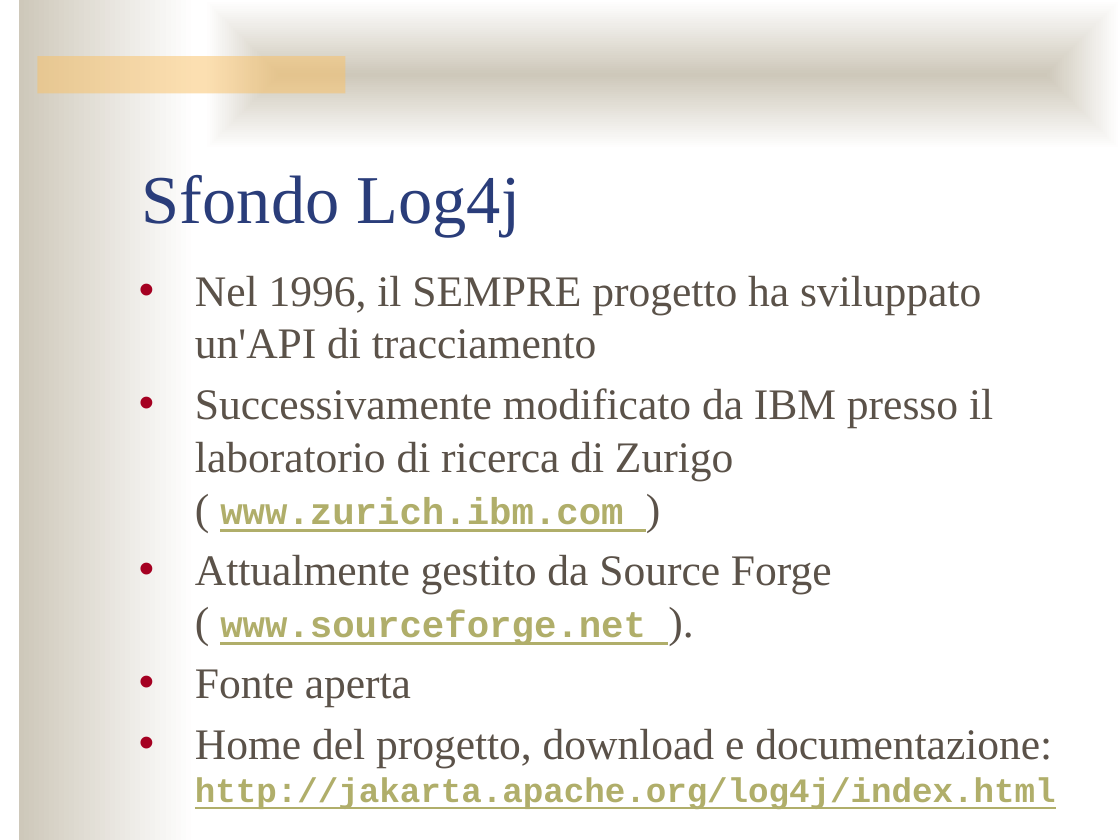
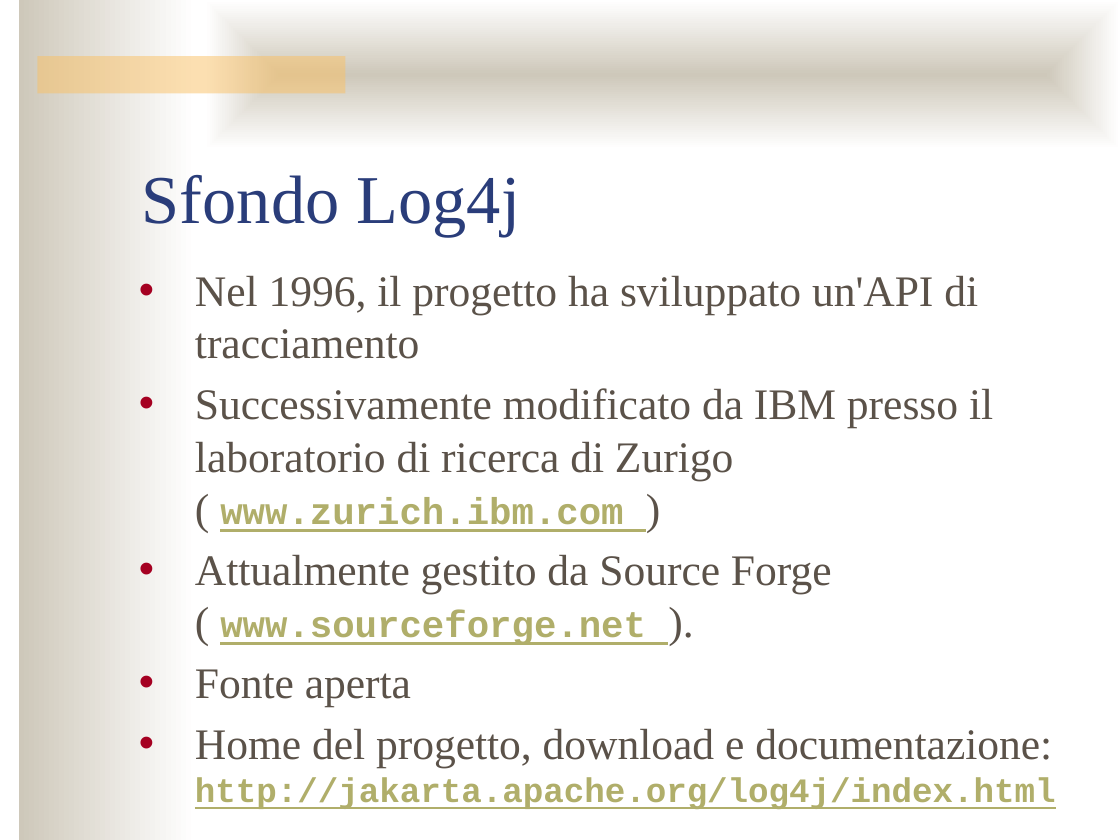
Before and after one commit to AlessandroS94/Software_Quality, a slide deck: slide 9 of Day 1/slide/log4j.pptx. Drawn at 1120x840 pixels with LibreOffice and Linux fonts; fonts in the diff are those of the drawing; background and template pictures are left out. Boxes give left, top, right and bottom in pixels: in the first picture for what was removed or moved away, otherwise in the second. Text is boxed around its words. In the diff, an @@ line names an element or a change of style, - is before the commit and + after.

```diff
--- a/Day 1/slide/log4j.pptx
+++ b/Day 1/slide/log4j.pptx
@@ text at <box>195,275,978,359</box>: text changed @@
-• Nel 1996, il SEMPRE progetto ha sviluppato un'API di tracciamento
+• Nel 1996, il progetto ha sviluppato un'API di tracciamento
```
Also in this commit, not shown: 1 other slide changed, 19 other files.
